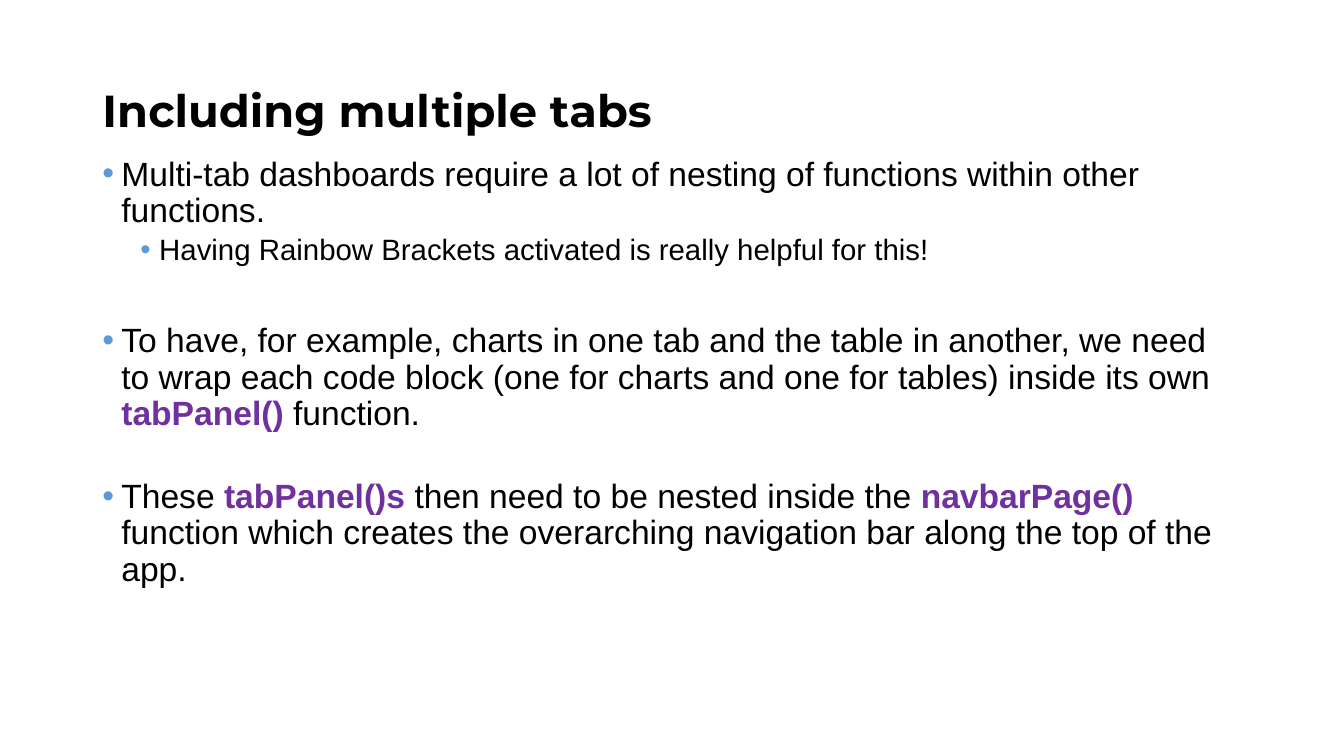
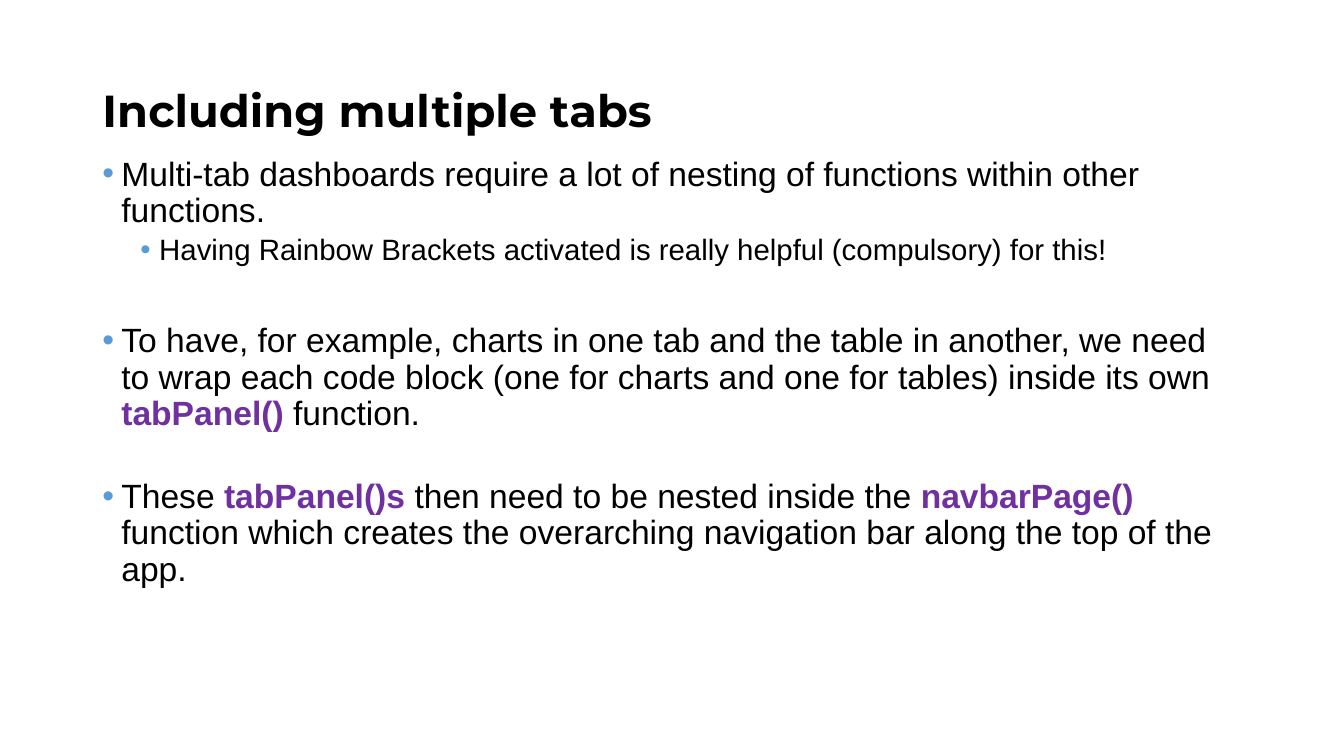
Before and after one commit to Public-Health-Scotland/learn-shiny, a slide deck: slide 33 of Day 1/slides/Shiny_Day_1.pptx. Drawn at 1344x756 pixels with LibreOffice and Linux fonts; fonts in the diff are those of the drawing; background and template pictures are left out. Boxes give left, top, right and bottom in pixels: in the first picture for what was removed or moved away, otherwise in the second. Text is boxed around its words. In the diff, an @@ line names an element or a change of style, - is before the commit and + after.

```diff
--- a/Day 1/slides/Shiny_Day_1.pptx
+++ b/Day 1/slides/Shiny_Day_1.pptx
@@ text at (159,238,1106,266): text changed @@
-  • Having Rainbow Brackets activated is really helpful for this!
+  • Having Rainbow Brackets activated is really helpful (compulsory) for this!
```
Also in this commit, not shown: 8 other slides changed, 1 other file.
